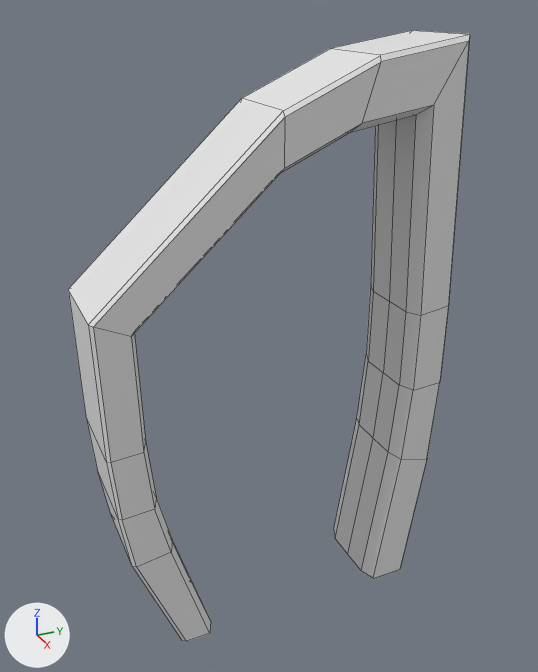
The FBX model LunaProject/Assets/Steven/FBXs/Door.fbx as it was, and as the next commit left it.
The view is the same before and after, from a 50 mm camera at (-0.53, 8.69, 2.13) aimed at (-2.66, 9.65, 1.06). Every picture has the same lights, and +X, +Y and +Z are marked at lower left. Mesh edges are drawn as thin lines. Where no turn or scale is listed for an object, it has been applied to the vertices.

The first picture shows 'Door_Frame'.
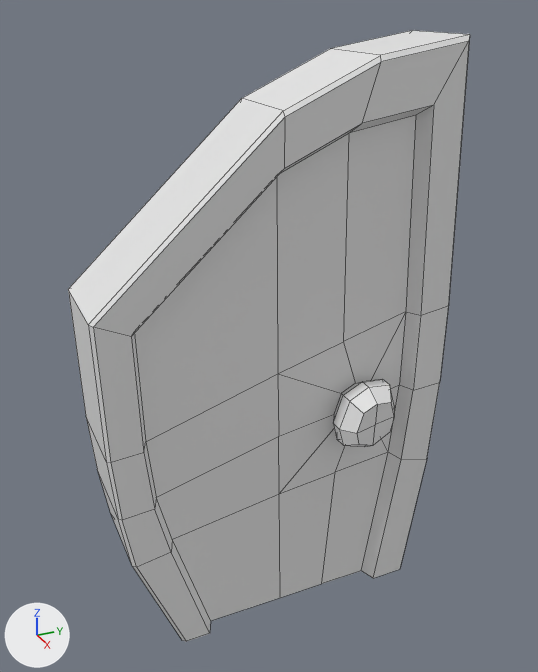
Pixel boxes [x1, y1, x2, y2] of what changed, in the pictures (538 x 672 px):
'Door', added: after [135, 115, 416, 621]

The change, as a list of edits to the scene's bpy script:
```text
Add me_cube_010:
    me_cube_010.from_pydata(...)  # 104 vertices, 99 faces; spans x -0.26..0.26, y -0.2..0.76, z 0.0..1.79
Add ob_door:
    ob_door = bpy.data.objects.new('Door', me_cube_010)
    ob_door.location = (-2.642, 9.352, 0.0)
```
